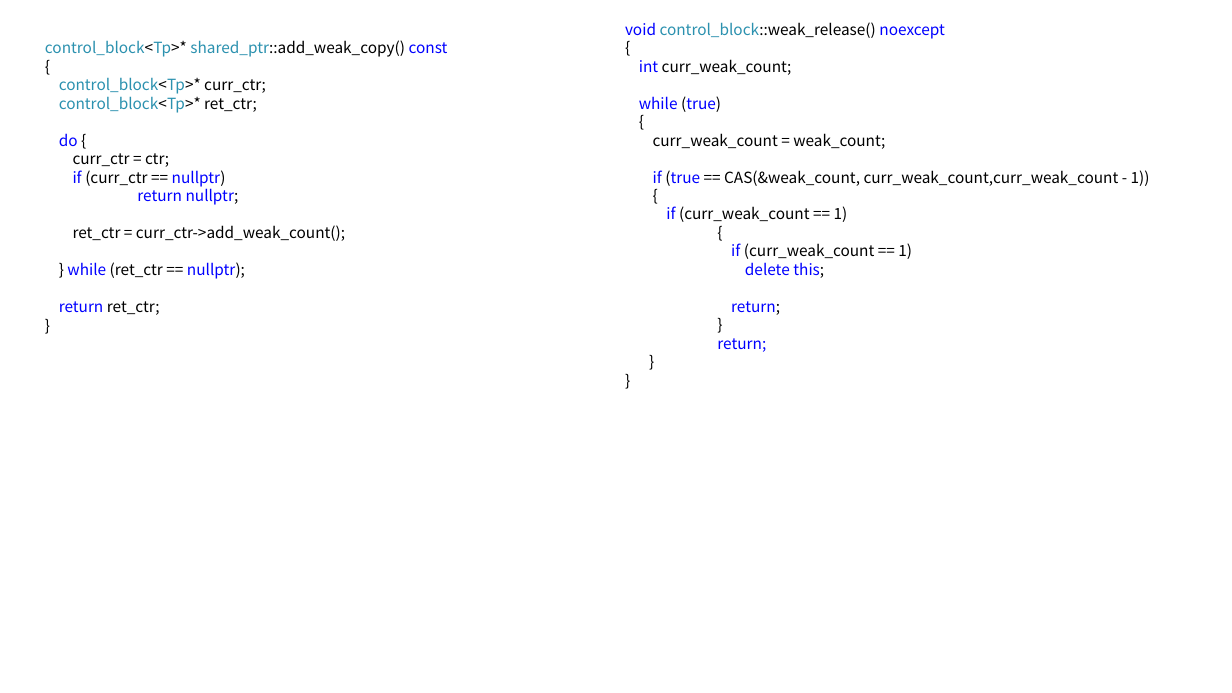
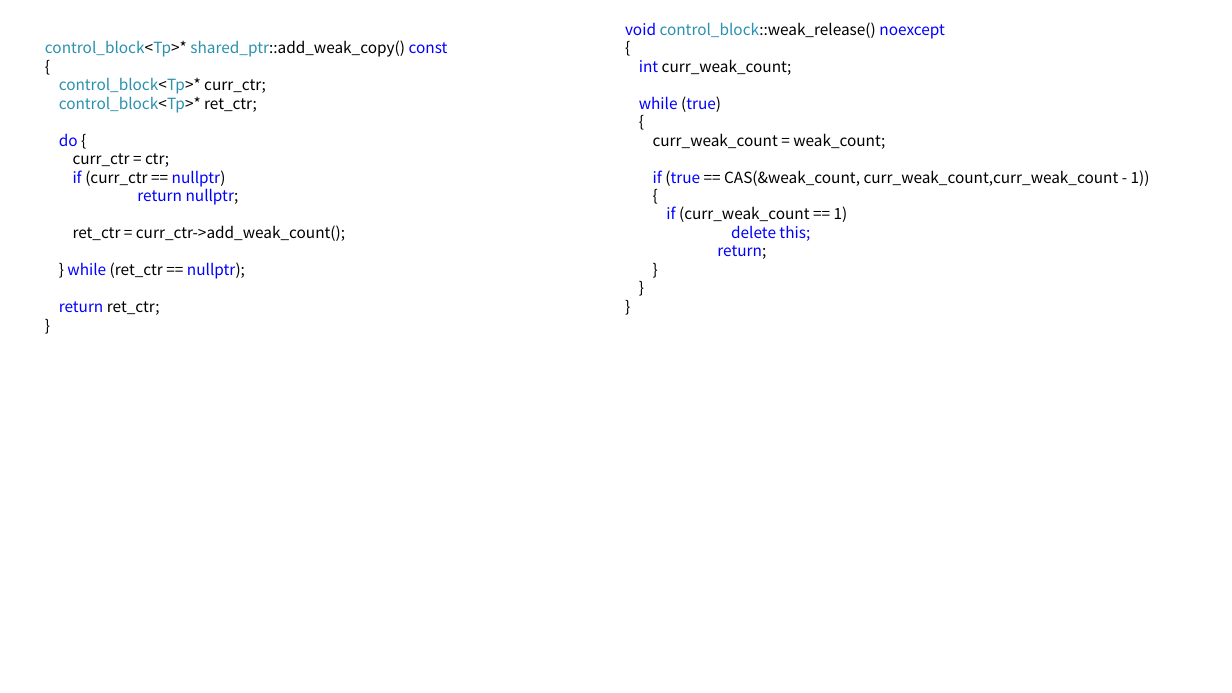
Before and after one commit to KU-t/1920-thesis, a slide deck: slide 2 of 연구일지/졸업작품 주간 일지 30주차/ABA해결방안.pptx (slide 3 before the commit). Drawn at 1232x693 pixels with LibreOffice and Linux fonts; fonts in the diff are those of the drawing. Boxes give left, top, right and bottom in pixels: in the first picture for what was removed or moved away, otherwise in the second. Text is boxed around its words. In the diff, an @@ line names an element or a change of style, - is before the commit and + after.

```diff
--- a/연구일지/졸업작품 주간 일지 30주차/ABA해결방안.pptx
+++ b/연구일지/졸업작품 주간 일지 30주차/ABA해결방안.pptx
@@ text at [731,225,810,241]: text colour #000000 to #0000FF in "this;" @@
@@ text at [731,243,912,259]: paragraphs removed @@
-{
-if (curr_weak_count == 1)
@@ text at [717,338,766,352]: paragraph removed @@
-return;
```
Also in this commit, not shown: 3 slides added, 1 slide removed, 1 other file.
